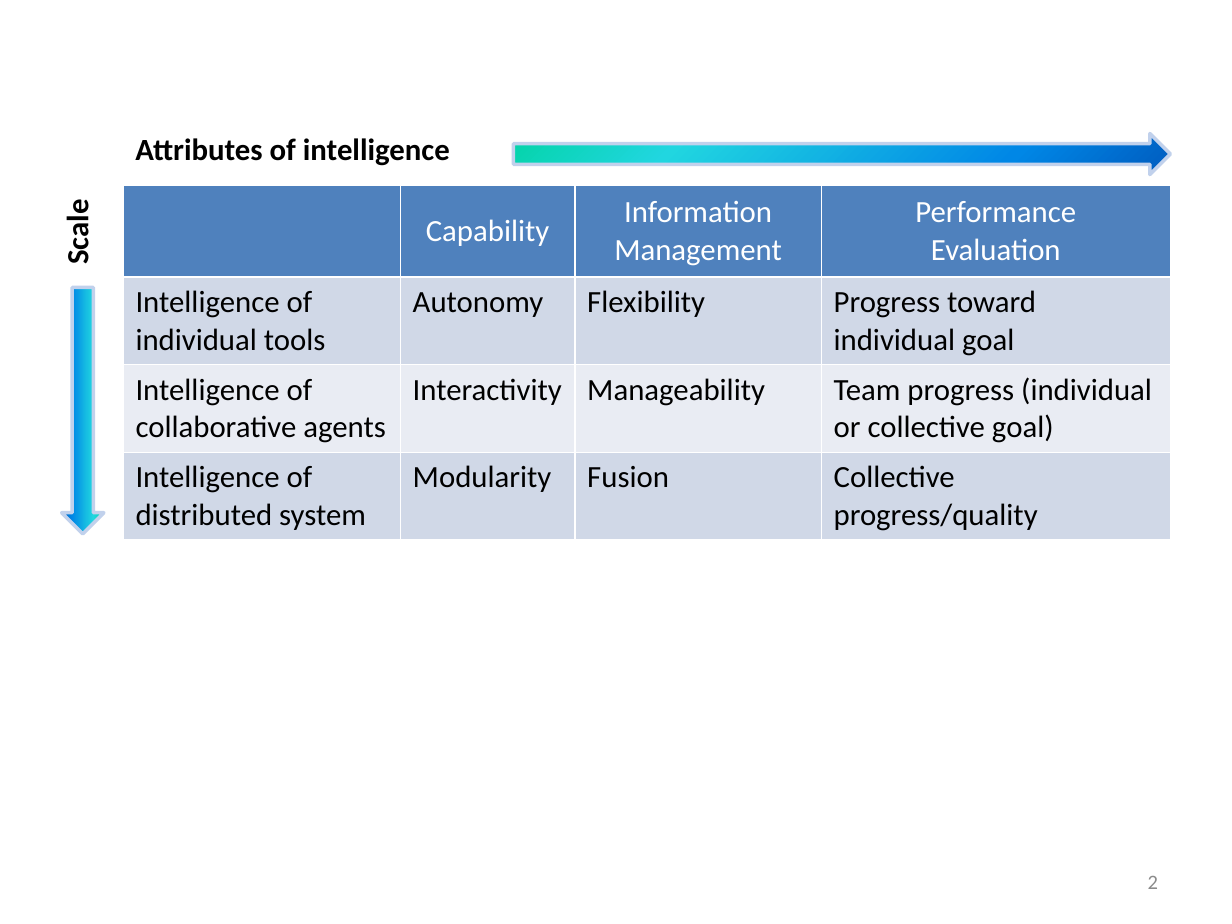
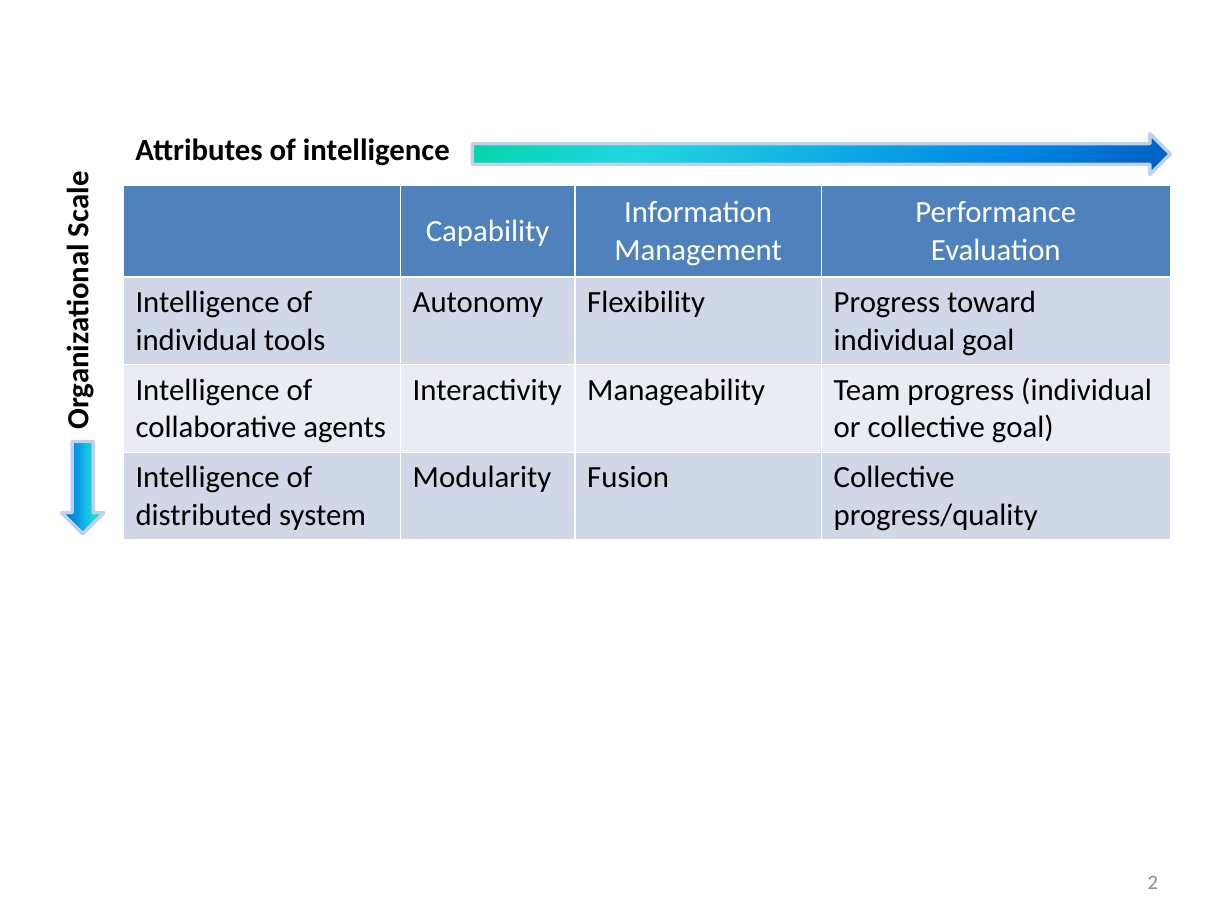
Before and after one commit to Lannyland/Dissertation, a slide deck: slide 2 of Dissertation/stuff/PPT4Images.pptx. Drawn at 1232x924 pixels with LibreOffice and Linux fonts; fonts in the diff are those of the drawing. Boxes give left, top, right and bottom in pixels: in the first picture for what was removed or moved away, otherwise in the second. Text is boxed around its words. In the diff, an @@ line names an element or a change of style, - is before the commit and + after.

```diff
--- a/Dissertation/stuff/PPT4Images.pptx
+++ b/Dissertation/stuff/PPT4Images.pptx
@@ right arrow resized from (x1=514, y1=133, x2=1170, y2=174) to (x1=472, y1=133, x2=1170, y2=174) @@
@@ text at (x1=59, y1=177, x2=97, y2=423): text changed @@
-Scale
+Organizational Scale
@@ right arrow resized from (x1=62, y1=287, x2=103, y2=533) to (x1=62, y1=442, x2=104, y2=534) @@
```
Also in this commit, not shown: 10 other files.
